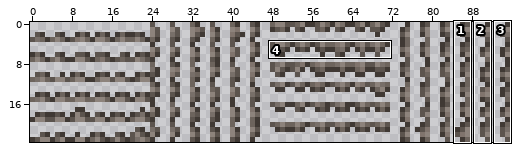
Sprite sheet: assets/blocks/textures/stone_foliage.png. The picture above shows the old version from afar; the outline marks the close-up.
Close-up. Before the commit:
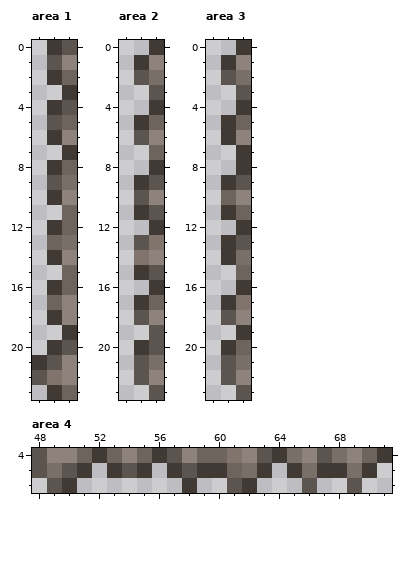
The file is 96x24 pixels. Colours within 5 levels of each other are drawn and written as one. Shown: area 1: x 85..87, y 0..23; area 2: x 89..91, y 0..23; area 3: x 93..95, y 0..23; area 4: x 48..71, y 4..6. The commit also changed other parts of the picture, which this record leaves out.
After:
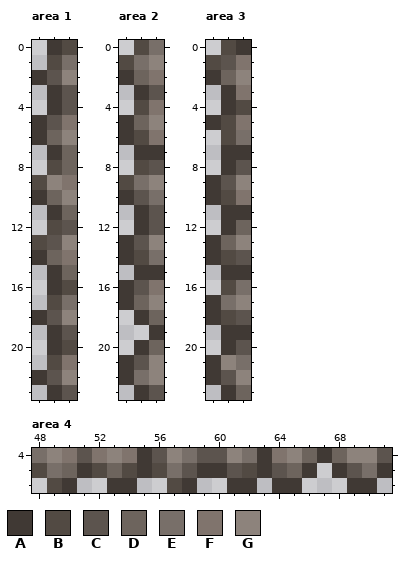
Palette (. is transparent): A #403934  B #524a43  C #5c544e  D #6d645d  E #786f69  F #80746d  G #8d837c
What changed:
Changed rows in their new state; - is an unchanged pixel.
Area 1:
first column x 85:
 0 --B
 1 -BE
 2 ACG
 3 -AC
 5 A-F
 6 AD-
 7 -AD
 8 -B-
 9 BGF
10 AD-
11 -A-
12 -BC
13 BCG
14 ADF
15 -A-
16 --B
17 -BE
18 AC-
19 -AC
20 --B
21 .BF
22 AC-
23 --C
Area 2:
first column x 89:
 0 -BE
 1 BE-
 2 ADF
 3 -A-
 4 -BF
 5 ADG
 6 ABF
 7 -AA
 8 -BC
 9 BEG
10 A-E
12 -AC
13 A-G
14 ABE
15 --A
16 ACF
17 ADG
18 -AD
19 --A
20 --D
21 A-G
22 AE-
23 -A-
Area 3:
first column x 93:
 0 -B-
 1 BCF
 2 ADG
 3 -AF
 4 -AB
 5 ABF
 6 -BE
 7 -A-
 8 -AC
 9 ACG
10 ABF
11 --A
12 -AD
13 ADG
14 ABC
15 -AA
16 -BE
17 AEG
18 ABC
19 -A-
20 --C
21 AG-
22 A--
23 -AD
Area 4:
first column x 48:
4 E-FCFGFACGECCGEAFGDAD-GC
5 B-D-BDB-BE---CB-CDA.-CEA
6 -B---AA--B---A--AA.--AA-
Boxes around the changes in both close-ups, in picture pixels (x1, y1, x2, y2):
changed: (32, 40, 77, 400)
changed: (119, 40, 164, 400)
changed: (206, 40, 251, 400)
changed: (32, 448, 392, 493)
